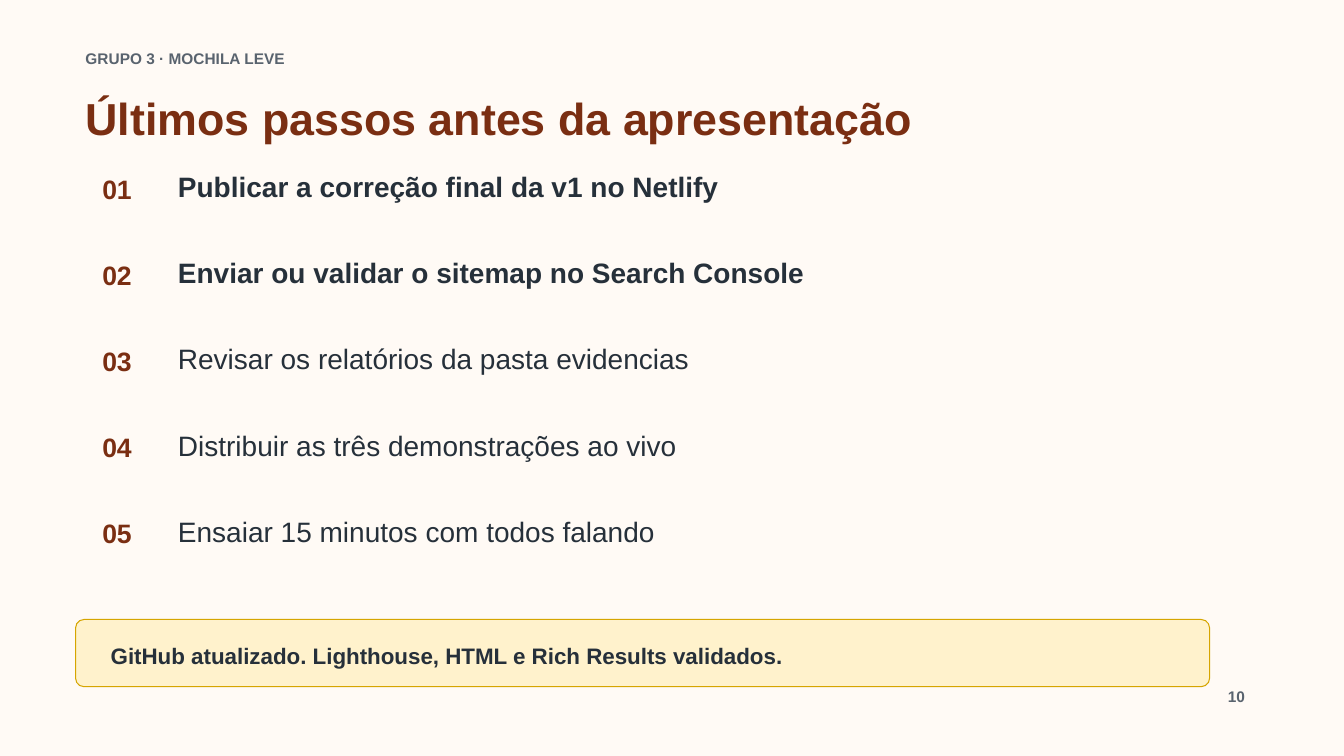
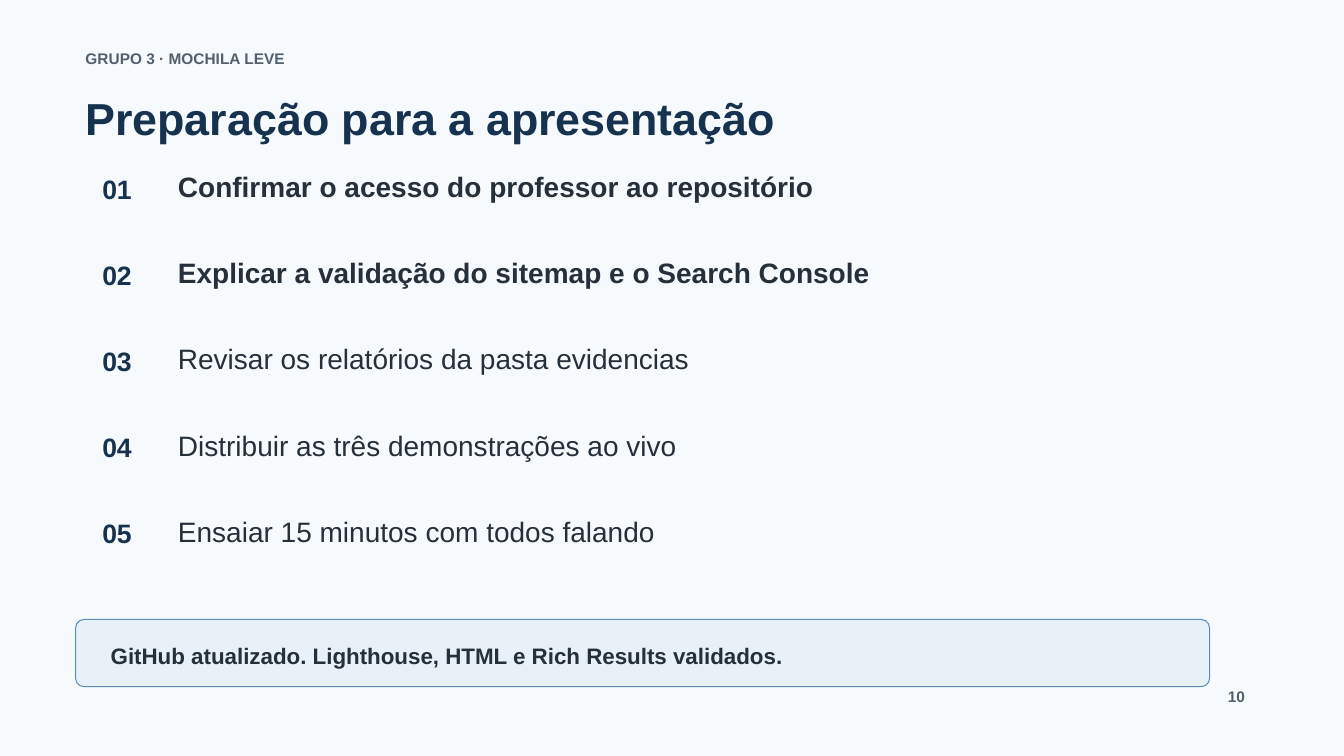
Before and after one commit to MRIshizawa/grupo3-blog-mochila-leve-seo, a slide deck: slide 10 of apresentacao-seo-grupo3.pptx. Drawn at 1344x756 pixels with LibreOffice and Linux fonts; fonts in the diff are those of the drawing. Boxes give left, top, right and bottom in pixels: in the first picture for what was removed or moved away, otherwise in the second. Text is boxed around its words. In the diff, an @@ line names an element or a change of style, - is before the commit and + after.

```diff
--- a/apresentacao-seo-grupo3.pptx
+++ b/apresentacao-seo-grupo3.pptx
@@ background #FFFAF5 to #F7FAFC @@
@@ text at box(85, 102, 775, 144): text changed; text colour #7A2E12 to #16324F @@
-Últimos passos antes da apresentação
+Preparação para a apresentação
@@ text at box(178, 176, 813, 202): text changed @@
-Publicar a correção final da v1 no Netlify
+Confirmar o acesso do professor ao repositório
@@ text at box(178, 262, 870, 289): text changed @@
-Enviar ou validar o sitemap no Search Console
+Explicar a validação do sitemap e o Search Console
@@ text colour #7A2E12 to #16324F in 5 elements at box(102, 180, 132, 200), box(102, 266, 132, 286), box(102, 352, 132, 372), box(102, 438, 132, 458), box(102, 524, 132, 544) @@
@@ rounded rectangle at box(76, 620, 1210, 688): fill #FFF2CC to #E8F1F8; outline #D6A500 0.75 pt to #5B8DB8 0.75 pt @@
```
Also in this commit, not shown: 9 other slides changed, 2 other files.
